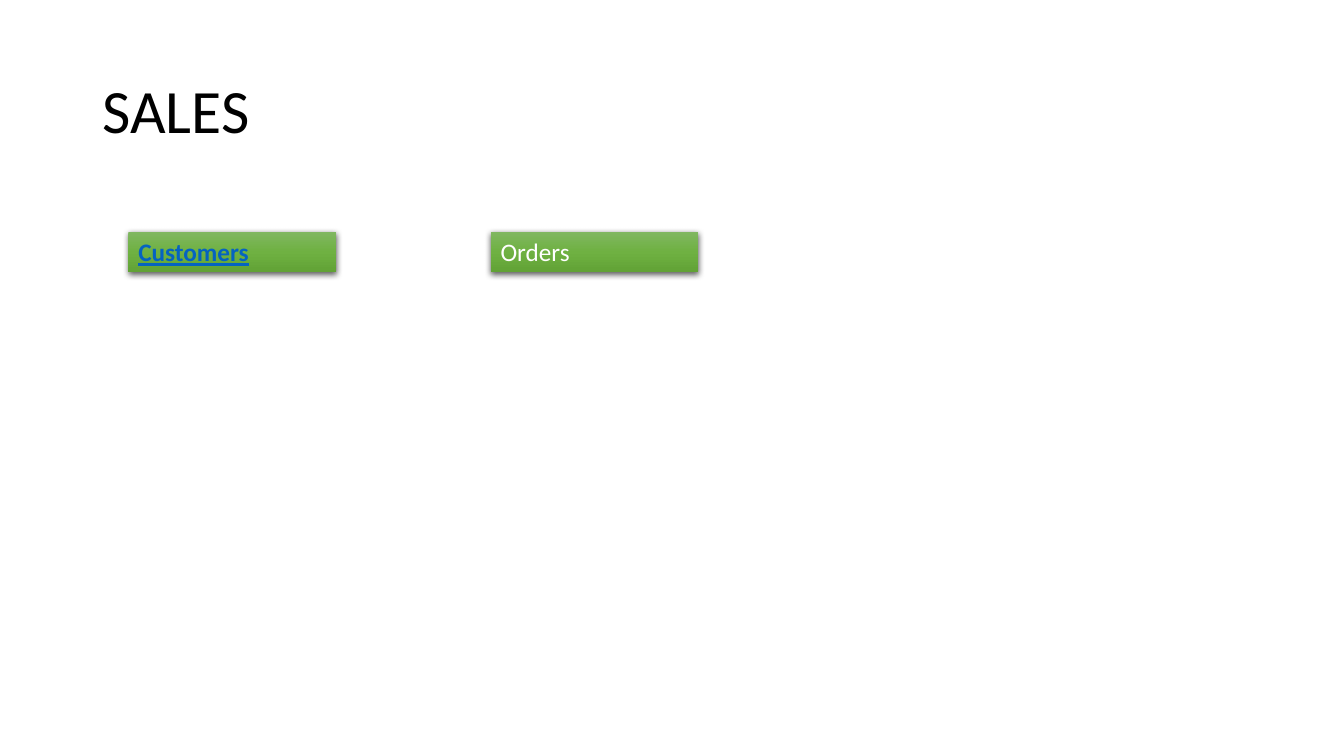
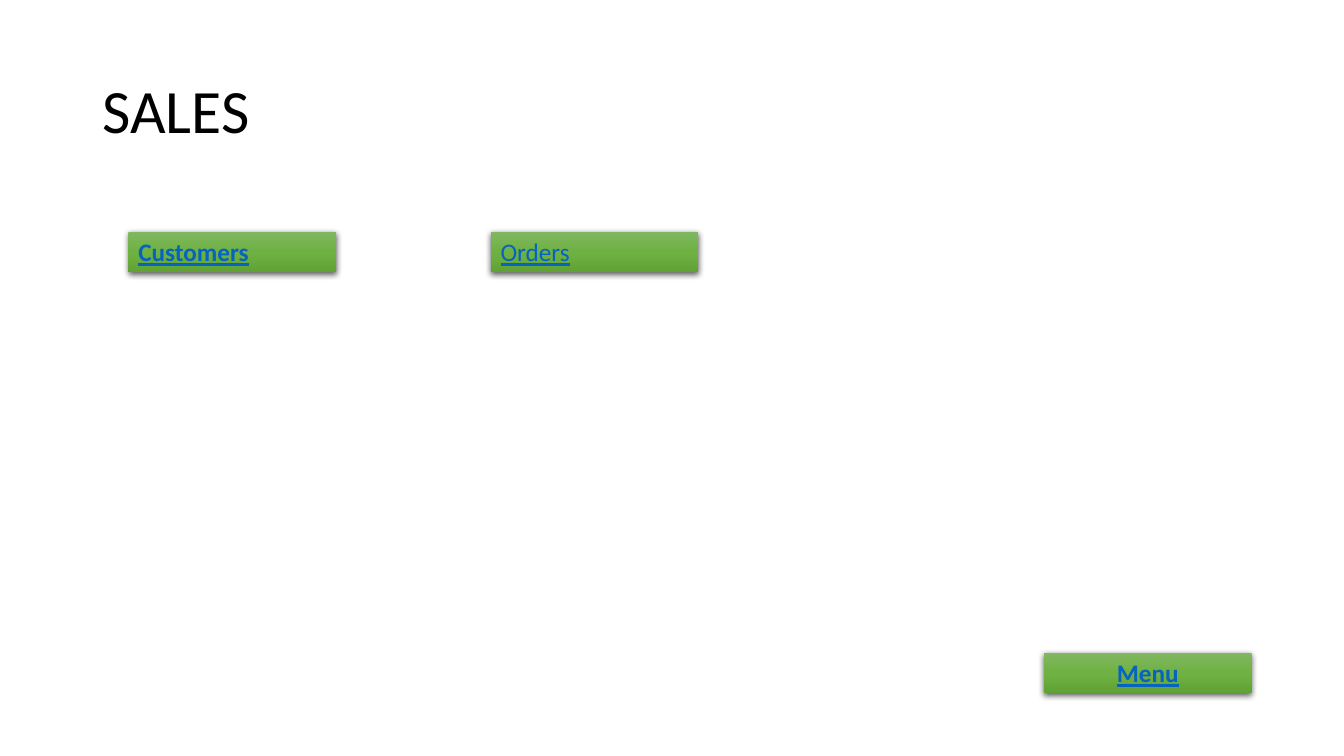
Before and after one commit to lopezpedres/recalls-project, a slide deck: slide 3 of Mockup-EMS.pptx (slide 2 before the commit). Drawn at 1344x756 pixels with LibreOffice and Linux fonts; fonts in the diff are those of the drawing. Boxes give left, top, right and bottom in pixels: in the first picture for what was removed or moved away, otherwise in the second. Text is boxed around its words. In the diff, an @@ line names an element or a change of style, - is before the commit and + after.

```diff
--- a/Mockup-EMS.pptx
+++ b/Mockup-EMS.pptx
@@ rectangle "Orders" at [491,232,699,272]: text colour #FFFFFF to #0563C1, underline on @@
@@ rectangle added at [1045,653,1252,694], fill gradient #81B861 to #6FB242 to #62A336, 18 pt, text #0563C1, bold, underline @@
+Menu
```
Also in this commit, not shown: 4 other slides changed, 5 slides added.
